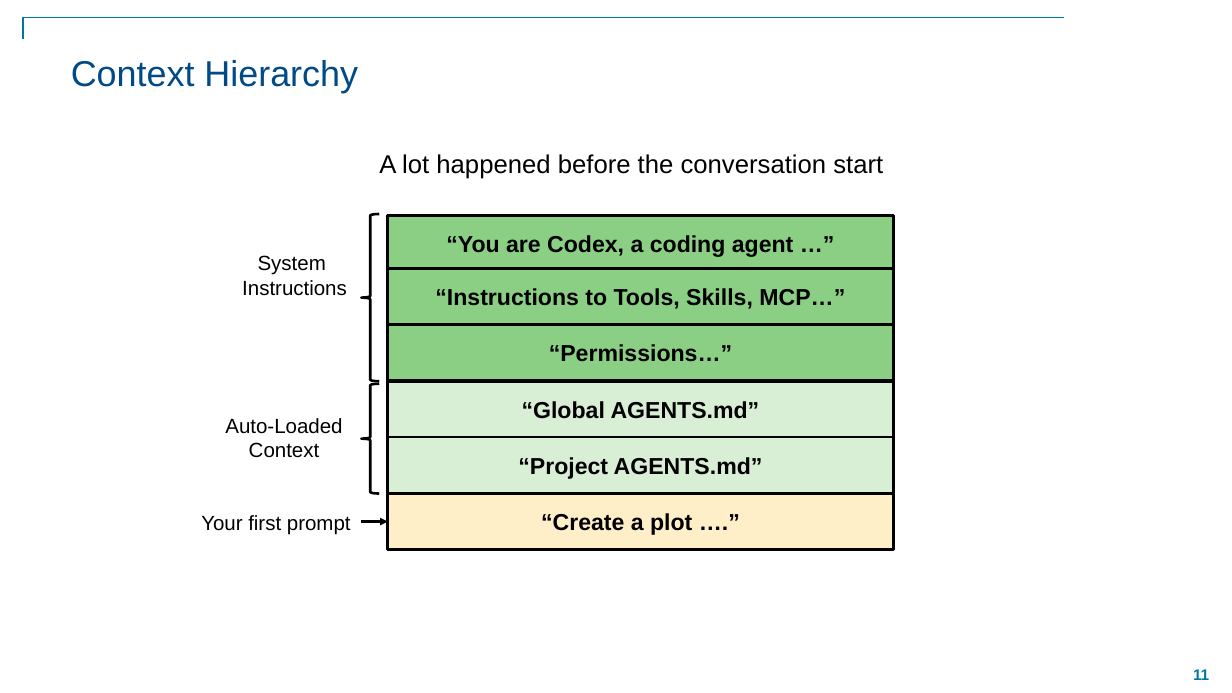
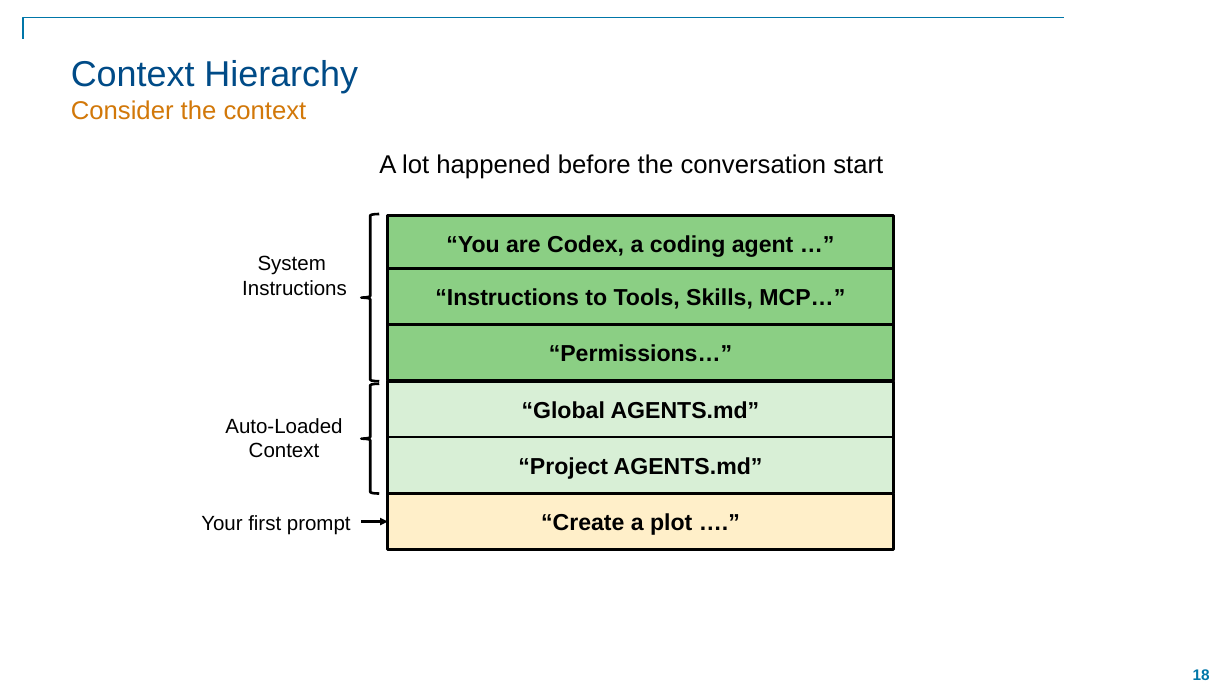
Before and after one commit to eoldewage/transform-your-workflows-with-agents, a slide deck: slide 18 of Transform Your Workflow with Agents in MATLAB.pptx (slide 11 before the commit). Drawn at 1232x693 pixels with LibreOffice and Linux fonts; fonts in the diff are those of the drawing; background and template pictures are left out. Boxes give left, top, right and bottom in pixels: in the first picture for what was removed or moved away, otherwise in the second. Text is boxed around its words. In the diff, an @@ line names an element or a change of style, - is before the commit and + after.

```diff
--- a/Transform Your Workflow with Agents in MATLAB.pptx
+++ b/Transform Your Workflow with Agents in MATLAB.pptx
@@ title at (71, 60, 358, 120): text changed; size 28 to 20 pt; text colour #004B87 to #D27809 @@
-Context Hierarchy
+Context Hierarchy
+Consider the context
@@ page number at (1193, 669, 1210, 680): text changed @@
-11
+18
```
Also in this commit, not shown: 6 other slides changed, 3 slides added.
